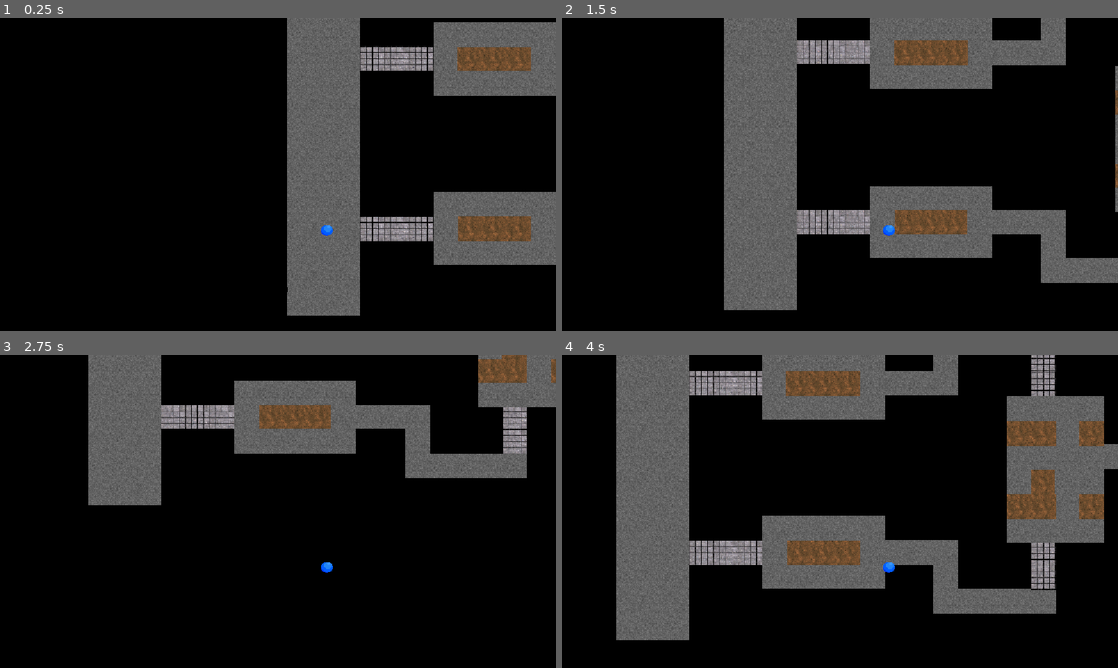
Above: before the commit, frames 1-4 (two rows, left to right).
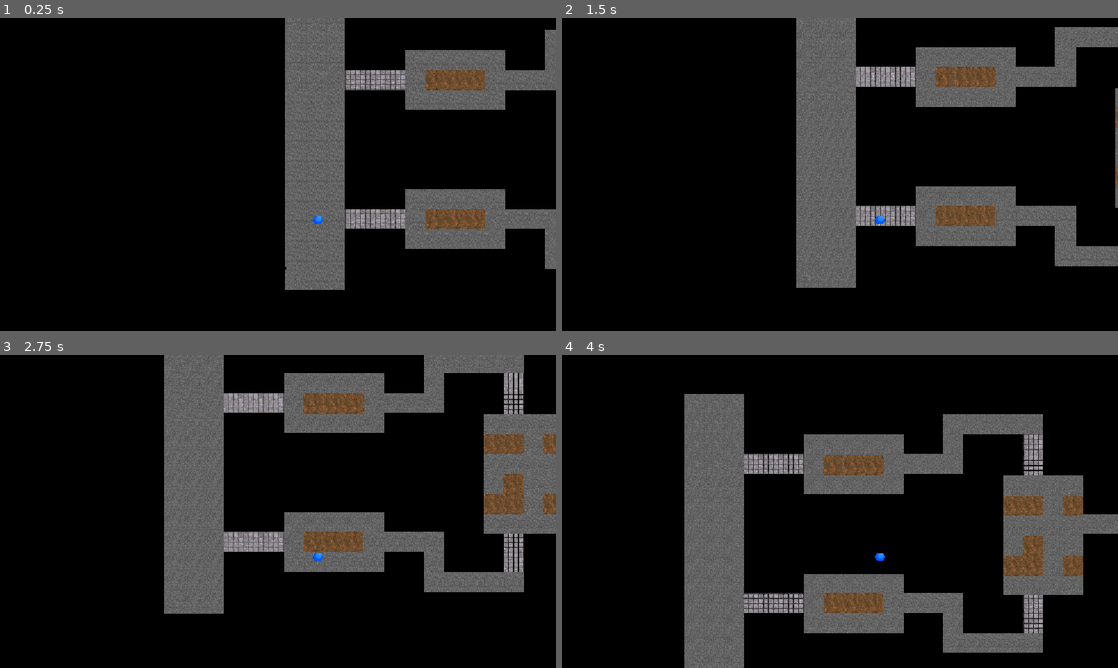
Above: after the commit, the same moments.

Repository: viniciusbaylet/DCC148-DesenvolvimentoJogos
Game: Godot game, scene res://scenes/main.tscn
The game is run twice, just before and just after one commit, with the same random seed, the same clock (stepped at 60 frames per second) and the same inputs. The project has no main scene, so this scene is started directly.
Inputs:
- Up to frame 1 (0.25 s): no input
- Up to frame 2 (1.5 s): tap Enter at 0.5 s; hold D (move_right) 0.53-1.28 s; hold S (move_down) from 1.28 s (still down)
- Up to frame 3 (2.75 s): release S (move_down) at 2.03 s; hold D (move_right) from 2.03 s (still down)
- Up to frame 4 (4 s): release D (move_right) at 2.78 s; hold W (move_up) 2.78-3.53 s; hold A (move_left) from 3.53 s (still down)

The runs differ from the first frame. In frame 1, 15% of the frame differs, in the area x 51-100%, y 0-96%; in frame 2, 35%; in frame 3, 37%; in frame 4, 54%, in the area x 9-100%, y 0-100%.

Commit message:
feat: create rampa script to change player speed

Diff:
--- a/Trabalho1/scenes/main.tscn
+++ b/Trabalho1/scenes/main.tscn
@@ -9,3 +9,6 @@
 
 [node name="Player" parent="." unique_id=25847643 instance=ExtResource("2_sugp2")]
 position = Vector2(-17, 381)
+speed = null
+acceleration = null
+friction = null
--- a/Trabalho1/scenes/player.tscn
+++ b/Trabalho1/scenes/player.tscn
@@ -19,4 +19,4 @@
 shape = SubResource("CircleShape2D_h0jfm")
 
 [node name="Camera2D" type="Camera2D" parent="." unique_id=279286596]
-zoom = Vector2(1.1, 1.1)
+zoom = Vector2(0.9, 0.9)
--- a/Trabalho1/scenes/rampa.tscn
+++ b/Trabalho1/scenes/rampa.tscn
@@ -1,11 +1,13 @@
 [gd_scene format=3 uid="uid://ddguiwalija2c"]
 
+[ext_resource type="Script" uid="uid://bjuc8e0veb0im" path="res://scripts/rampa.gd" id="1_0wgun"]
 [ext_resource type="Texture2D" uid="uid://hgxbdi0k0tb6" path="res://sprites/floor_01.png" id="1_ry6ll"]
 
 [sub_resource type="RectangleShape2D" id="RectangleShape2D_h0jfm"]
 size = Vector2(46, 46)
 
 [node name="Rampa" type="Area2D" unique_id=1017472131]
+script = ExtResource("1_0wgun")
 
 [node name="Sprite2D" type="Sprite2D" parent="." unique_id=1487175510]
 position = Vector2(174.00002, 155.00002)
@@ -15,3 +17,6 @@
 [node name="CollisionShape2D" type="CollisionShape2D" parent="." unique_id=1799130393]
 position = Vector2(174, 155)
 shape = SubResource("RectangleShape2D_h0jfm")
+
+[connection signal="body_entered" from="." to="." method="_on_body_entered"]
+[connection signal="body_exited" from="." to="." method="_on_body_exited"]
--- a/Trabalho1/scripts/player.gd
+++ b/Trabalho1/scripts/player.gd
@@ -5,12 +5,17 @@
 @export var acceleration: float = 800.0
 @export var friction: float = 300.0
 
+var speed_modifier: float = 1.0
+
 
 func _physics_process(delta: float) -> void:
 	var direction = Input.get_vector("move_left", "move_right", "move_up", "move_down")
+	var current_speed = speed * speed_modifier
 	if direction != Vector2.ZERO:
-		velocity = velocity.move_toward(direction * speed, acceleration * delta)
+		velocity = velocity.move_toward(direction * current_speed, acceleration * delta)
 	else:
 		velocity = velocity.move_toward(Vector2.ZERO, friction * delta)
+	move_and_slide()
 
-	move_and_slide()
+func set_speed_modifier(new_modifier: float) -> void:
+	speed_modifier = new_modifier
--- /dev/null
+++ b/Trabalho1/scripts/rampa.gd
@@ -0,0 +1,19 @@
+extends Area2D
+
+@export var speed_modifier: float = 0.1
+
+# Called when the node enters the scene tree for the first time.
+func _ready() -> void:
+	pass # Replace with function body.
+
+# Called every frame. 'delta' is the elapsed time since the previous frame.
+func _process(delta: float) -> void:
+	pass
+
+func _on_body_entered(body: Node2D) -> void:
+	if body.has_method("set_speed_modifier"):
+		body.set_speed_modifier(speed_modifier)
+
+func _on_body_exited(body: Node2D) -> void:
+	if body.has_method("set_speed_modifier"):
+		body.set_speed_modifier(1.0)
Not shown, added: Trabalho1/scripts/rampa.gd.uid
